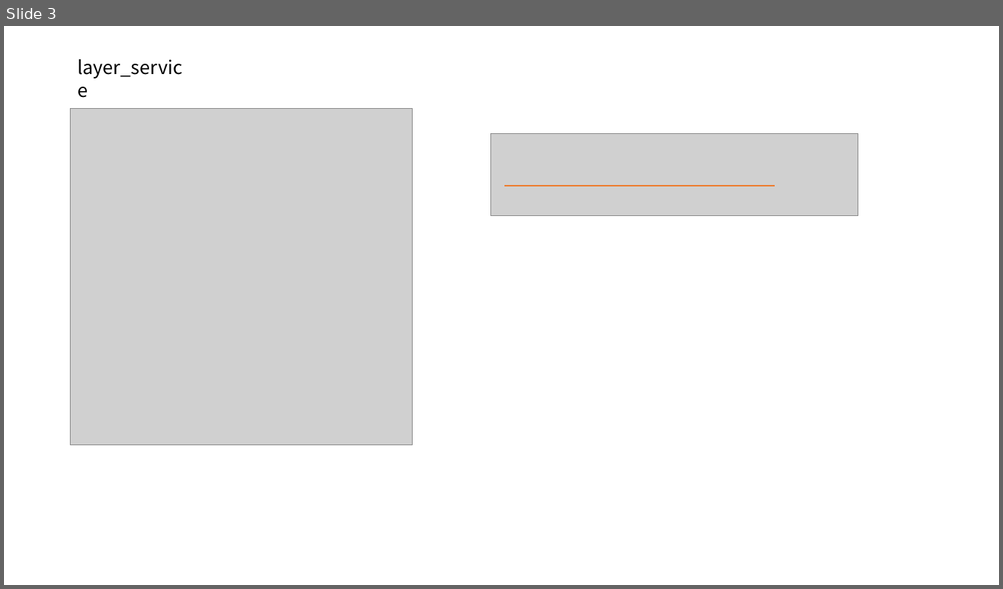
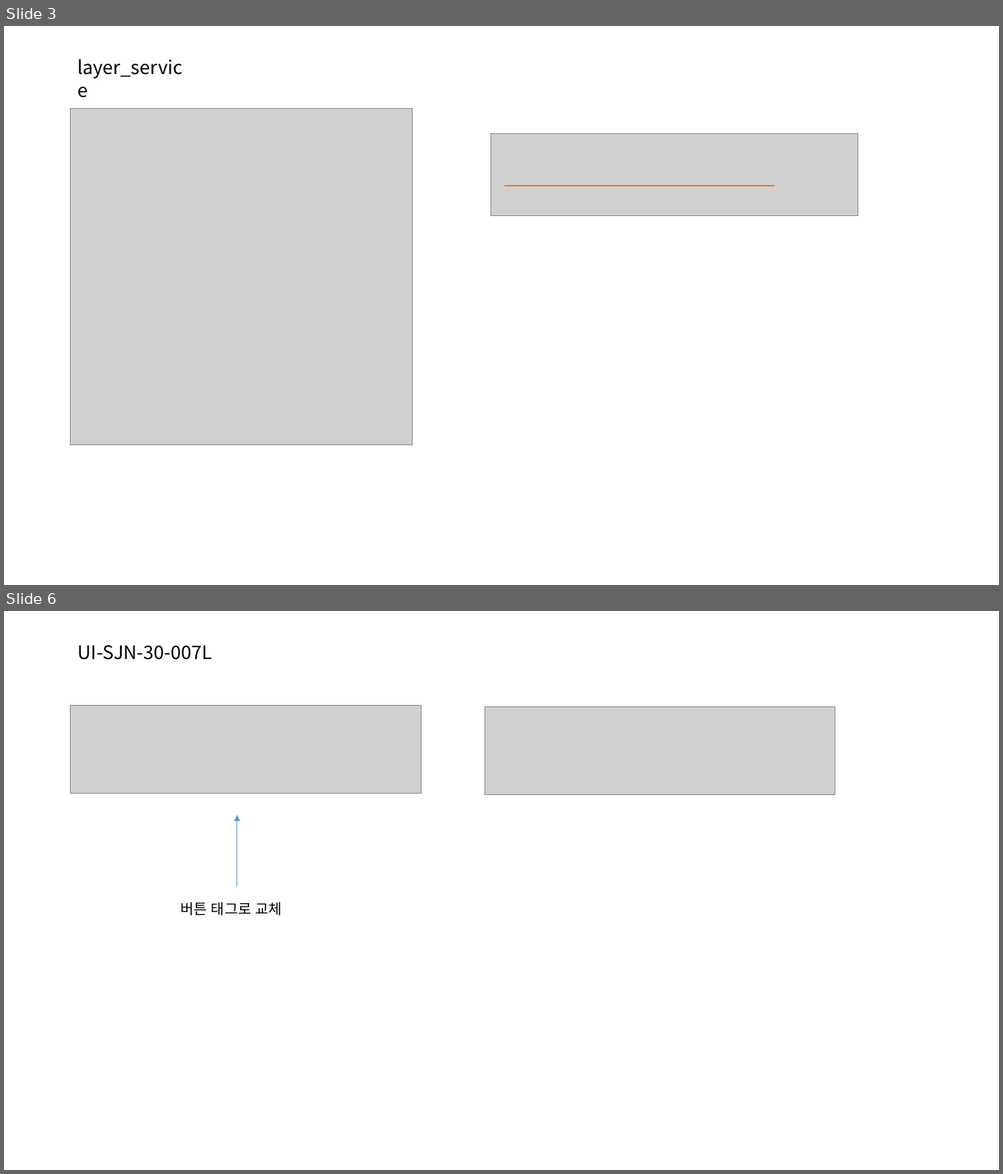
Before and after one commit to jeoungGyy/sejong, a slide deck: ppt/04-01.pptx. Shown one above the other, each under a label of ours: slide 3 before the commit, slides 3 and 6 after it; the slides between them are not shown. The pictures are 1003x589 and 1003x1174 pixels, drawn with LibreOffice and Linux fonts; fonts in the diff are those of the drawing; grey boxes stand for pictures. Boxes give left, top, right and bottom in pixels: in the first picture for what was removed or moved away, otherwise in the second. Text is boxed around its words. In the diff, an @@ line names an element or a change of style, - is before the commit and + after.

```diff
--- a/ppt/04-01.pptx
+++ b/ppt/04-01.pptx
@@ slide 6 added at (x1=4, y1=611, x2=999, y2=1170), background #FFFFFF @@
@@ text added at (x1=78, y1=645, x2=212, y2=660), 18 pt, text #000000 @@
+UI-SJN-30-007L
@@ picture added at (x1=71, y1=706, x2=421, y2=794) @@
@@ picture added at (x1=484, y1=706, x2=835, y2=795) @@
@@ arrow added from (237, 887) to (237, 815), #5B9BD5 0.5 pt @@
@@ text added at (x1=180, y1=902, x2=282, y2=916), 14 pt, text #000000 @@
+버튼 태그로 교체
```
Also in this commit, not shown: 1 slide changed, 8 other slides added, 12 other files.
